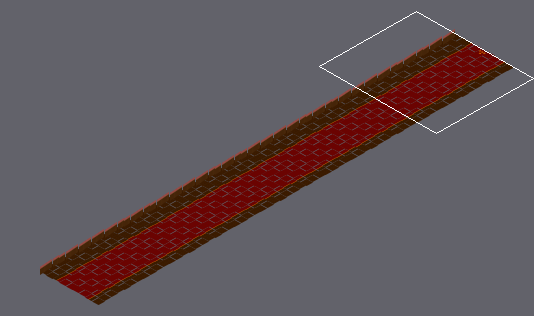
One commit to this Tiled map (JSON): assets/tiledmap/Levels/level7.json. The picture above shows the old version from afar; the outline marks the close-up.
Close-up. First the earlier version:
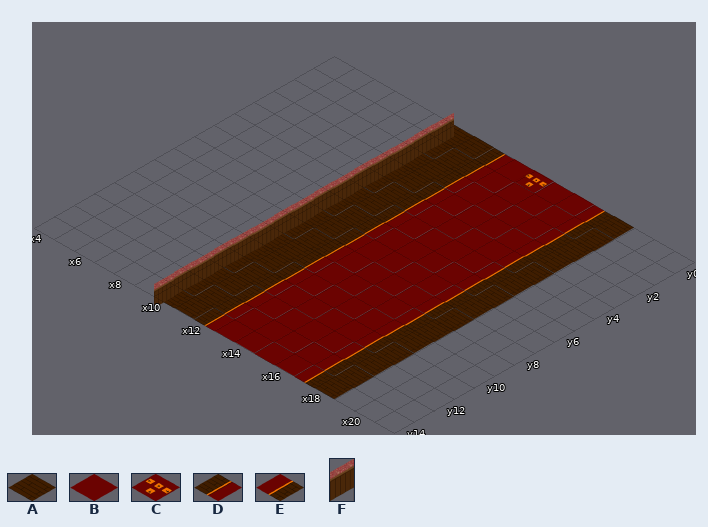
Cells are 182x104 px. Isometric: x runs down to the right, y down to the left. Shown: x 4..21, y 0..14. The commit also changed other parts of the map, which this record leaves out.
Key: from "floor": A 0, B 1, C 2 turned 180, D 4, E 8; from "wall": F 1 flipped left-right.
_ is an empty cell.
Layer "floor" before, first column x 4:
 0 ______AADBCBBEA___
 1 ______AADBBBBEA___
 2 ______AADBBBBEA___
 3 ______AADBBBBEA___
 4 ______AADBBBBEA___
 5 ______AADBBBBEA___
 6 ______AADBBBBEA___
 7 ______AADBBBBEA___
 8 ______AADBBBBEA___
 9 ______AADBBBBEA___
10 ______AADBBBBEA___
11 ______AADBBBBEA___
12 ______AADBBBBEA___
13 ______AADBBBBEA___
14 ______AADBBBBEA___
Layer "wall" before, first column x 4:
 0 ______F___________
 1 ______F___________
 2 ______F___________
 3 ______F___________
 4 ______F___________
 5 ______F___________
 6 ______F___________
 7 ______F___________
 8 ______F___________
 9 ______F___________
10 ______F___________
11 ______F___________
12 ______F___________
13 ______F___________
14 ______F___________
The result:
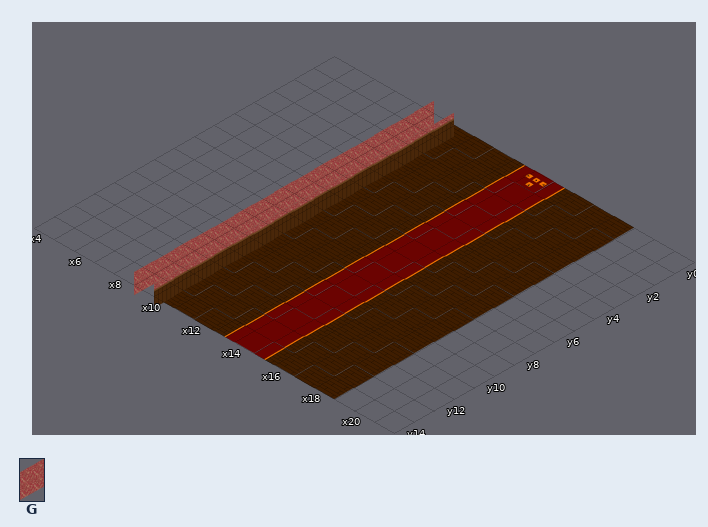
Further tiles: from "wall": G 3 flipped left-right.
The exact change:
Layer "floor":
The author changed tile B to tile A in rows 0 to 14 at x 16.
The author changed tile D to tile A in rows 0 to 14 at x 12.
The author changed tile E to tile A in rows 0 to 14 at x 17.
The author changed tile B to tile D in rows 0 to 14 at x 13.
The author changed tile B to tile E in rows 0 to 14 at x 15.
Layer "wall":
Tile G now appears in rows 0 to 14 at x 9.
Pixel boxes of the changes (left, top, right, bottom) in both close-ups:
changed: (134, 101, 605, 383)
